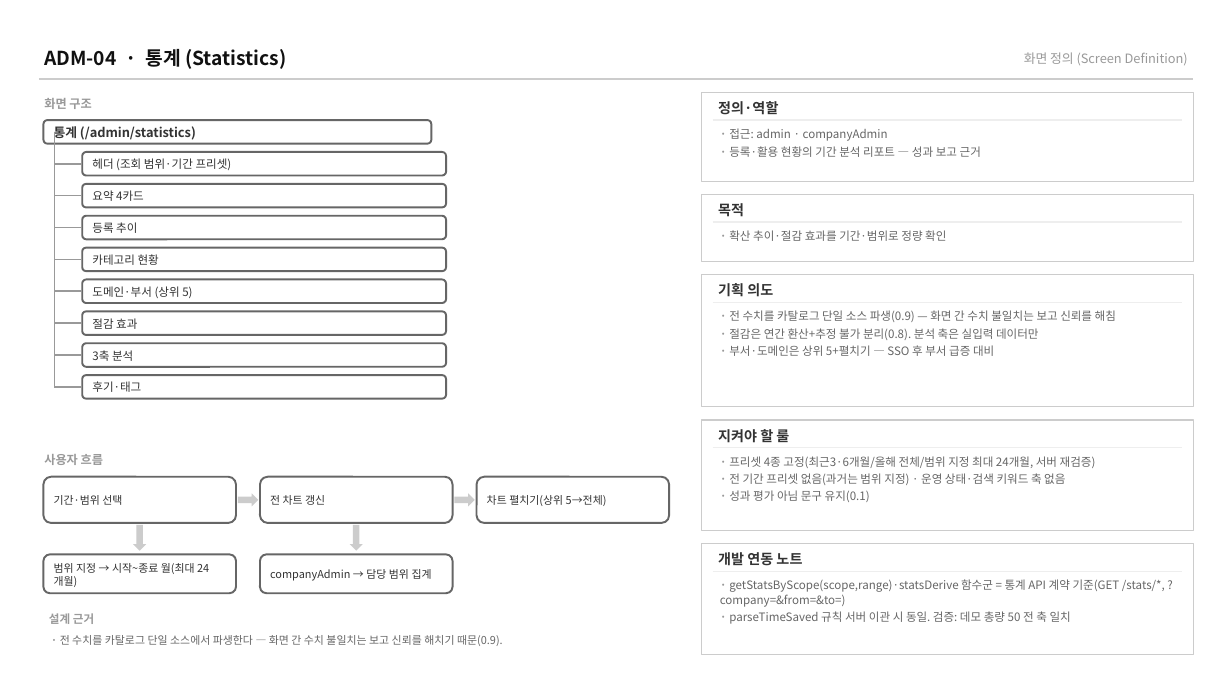
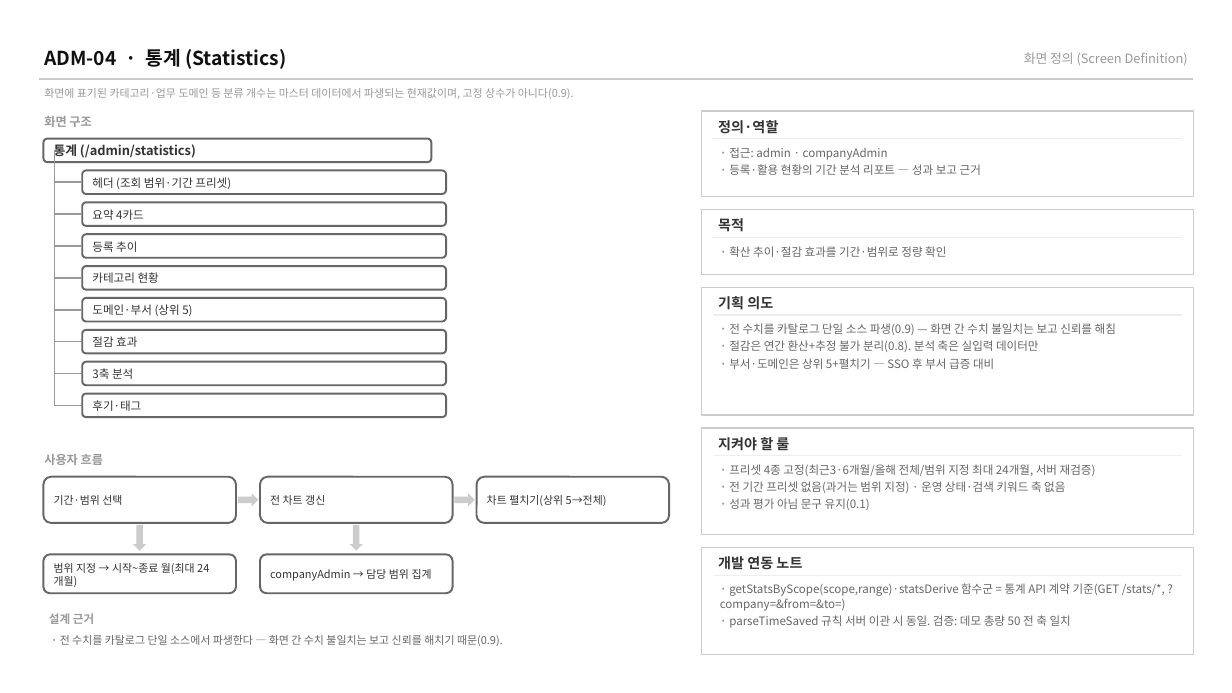
Before and after one commit to BaeNerd/Workspace, a slide deck: slide 9 of axplatform/docs/screen-specs/admin-screens.pptx. Drawn at 1232x693 pixels with LibreOffice and Linux fonts; fonts in the diff are those of the drawing. Boxes give left, top, right and bottom in pixels: in the first picture for what was removed or moved away, otherwise in the second. Text is boxed around its words. In the diff, an @@ line names an element or a change of style, - is before the commit and + after.

```diff
--- a/axplatform/docs/screen-specs/admin-screens.pptx
+++ b/axplatform/docs/screen-specs/admin-screens.pptx
@@ text added at (44,88,574,99), 8.5 pt, text #999999 @@
+화면에 표기된 카테고리·업무 도메인 등 분류 개수는 마스터 데이터에서 파생되는 현재값이며, 고정 상수가 아니다(0.9).
@@ 12 texts, 9 lines, 1 rectangle, 1 rounded rectangle: place and size @@
-12 texts, 9 lines, 1 rectangle, 1 rounded rectangle at (43,92,1193,392)
+12 texts, 9 lines, 1 rectangle, 1 rounded rectangle at (43,111,1193,411)
@@ rectangle: place and size @@
-rectangle at (701,194,1193,262)
+rectangle at (701,210,1193,274)
@@ 3 texts, 2 lines: place and size @@
-3 texts, 2 lines at (713,203,1182,302)
+3 texts, 2 lines at (713,218,1182,315)
@@ rectangle: place and size @@
-rectangle at (701,274,1193,407)
+rectangle at (701,287,1193,415)
@@ text "· 전 수치를 카탈로그 단일 ...": place and size @@
-text "· 전 수치를 카탈로그 단일 ..." at (729,310,1116,356)
+text "· 전 수치를 카탈로그 단일 ..." at (729,323,1116,369)
@@ 7 rounded rectangles, 7 lines: place and size @@
-7 rounded rectangles, 7 lines at (55,184,446,399)
+7 rounded rectangles, 7 lines at (55,170,446,385)
@@ line moved from (55, 164) - (82, 164) to (55, 406) - (82, 406) @@
@@ rounded rectangle: place and size @@
-rounded rectangle at (82,152,446,177)
+rounded rectangle at (82,394,446,418)
@@ rectangle: place and size @@
-rectangle at (701,420,1193,531)
+rectangle at (701,428,1193,534)
@@ text "지켜야 할 룰": place and size @@
-text "지켜야 할 룰" at (718,427,789,445)
+text "지켜야 할 룰" at (718,435,789,453)
@@ line moved from (713, 447) - (1182, 447) to (713, 456) - (1182, 456) @@
@@ text "· 프리셋 4종 고정(최근3·6개월/올해 전체/범위 ...": place and size @@
-text "· 프리셋 4종 고정(최근3·6개월/올해 전체/범위 ..." at (729,456,1096,502)
+text "· 프리셋 4종 고정(최근3·6개월/올해 전체/범위 ..." at (729,464,1096,510)
@@ rectangle: place and size @@
-rectangle at (701,543,1193,654)
+rectangle at (701,548,1193,654)
@@ text "개발 연동 노트": place and size @@
-text "개발 연동 노트" at (718,552,802,566)
+text "개발 연동 노트" at (718,556,802,570)
@@ line moved from (713, 571) - (1182, 571) to (713, 576) - (1182, 576) @@
@@ text "· getStatsByScope(scope,range)·statsDerive 함수군 = 통계 ...": place and size @@
-text "· getStatsByScope(scope,range)·statsDerive 함수군 = 통계 ..." at (720,579,1165,624)
+text "· getStatsByScope(scope,range)·statsDerive 함수군 = 통계 ..." at (720,583,1165,628)
```
Also in this commit, not shown: 8 other slides changed, 9 other files.
